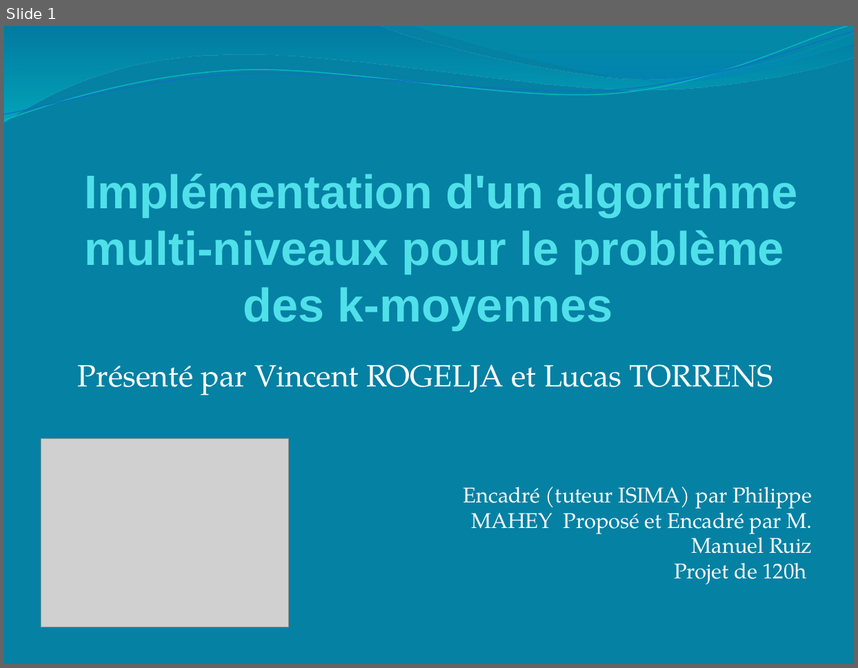
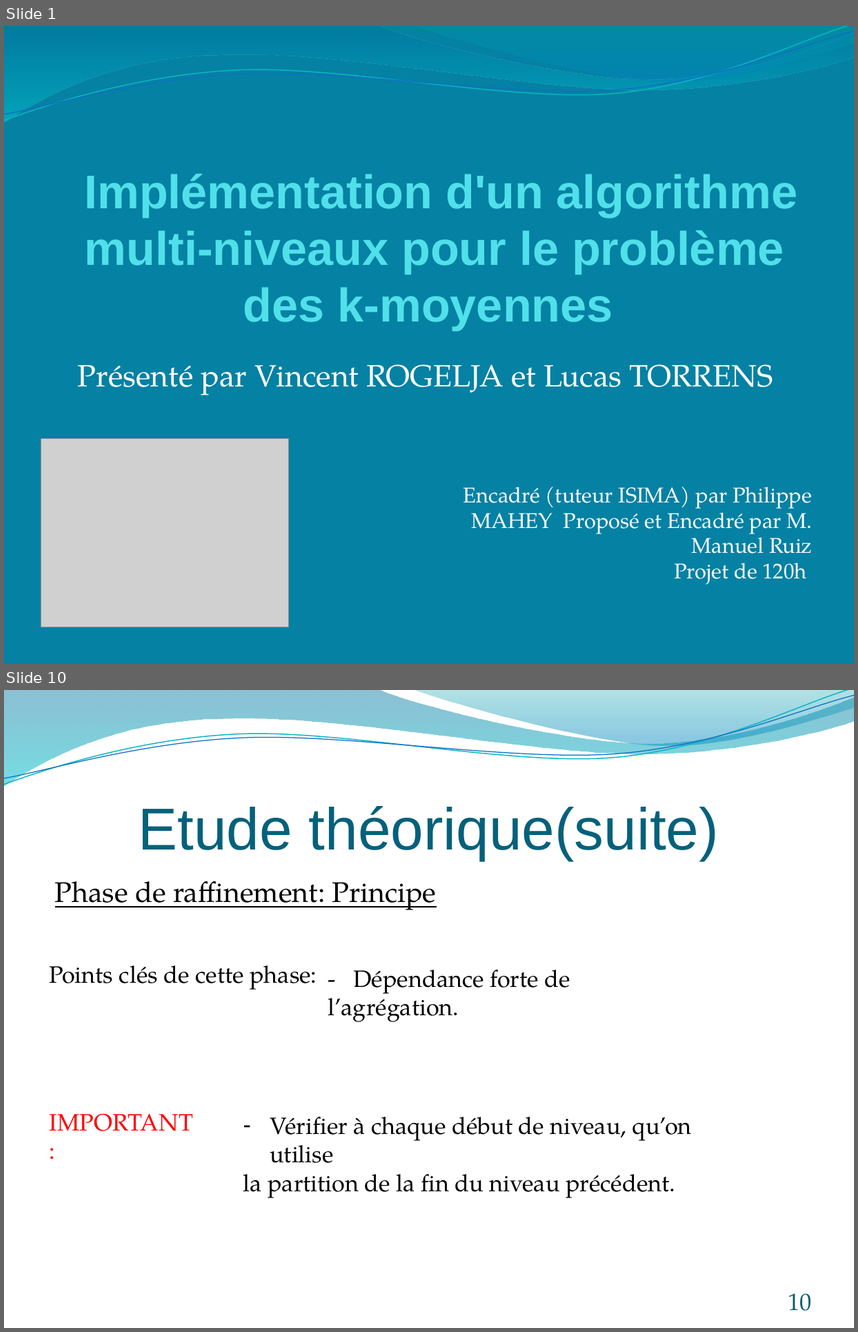
Before and after one commit to rogelja/Projet, a slide deck: PowerPoint/Présentation soutenance.pptx. Shown one above the other, each under a label of ours: slide 1 before the commit, slides 1 and 10 after it; the slides between them are not shown. The pictures are 858x668 and 858x1332 pixels, drawn with LibreOffice and Linux fonts; fonts in the diff are those of the drawing; grey boxes stand for pictures. Boxes give left, top, right and bottom in pixels: in the first picture for what was removed or moved away, otherwise in the second. Text is boxed around its words. In the diff, an @@ line names an element or a change of style, - is before the commit and + after.

```diff
--- a/PowerPoint/Présentation soutenance.pptx
+++ b/PowerPoint/Présentation soutenance.pptx
@@ slide 10 added at [4, 690, 854, 1328], background #FFFFFF; not listed: 4 template elements that a slide beside it also shows @@
@@ title added at [139, 806, 719, 860], 50 pt, text #04617B @@
+Etude théorique(suite)
@@ text added at [55, 881, 437, 910], 24.1 pt, text #000000, underline @@
+Phase de raffinement: Principe
@@ text added at [49, 965, 317, 989], 20 pt, text #000000 @@
+Points clés de cette phase:
@@ text added at [328, 969, 570, 1022], 20 pt, text #000000 @@
+- Dépendance forte de l’agrégation.
@@ text added at [50, 1113, 193, 1131], 20 pt, text #FF0000 @@
+IMPORTANT:
@@ text added at [243, 1116, 692, 1198], 20 pt, text #000000 @@
+– Vérifier à chaque début de niveau, qu’on utilise
+la partition de la fin du niveau précédent.
@@ page number added at [788, 1293, 811, 1310], 20 pt, text #045D75 @@
+10
```
Also in this commit, not shown: 6 slides changed, 5 other slides added, 2 slides removed, 5 other files.
